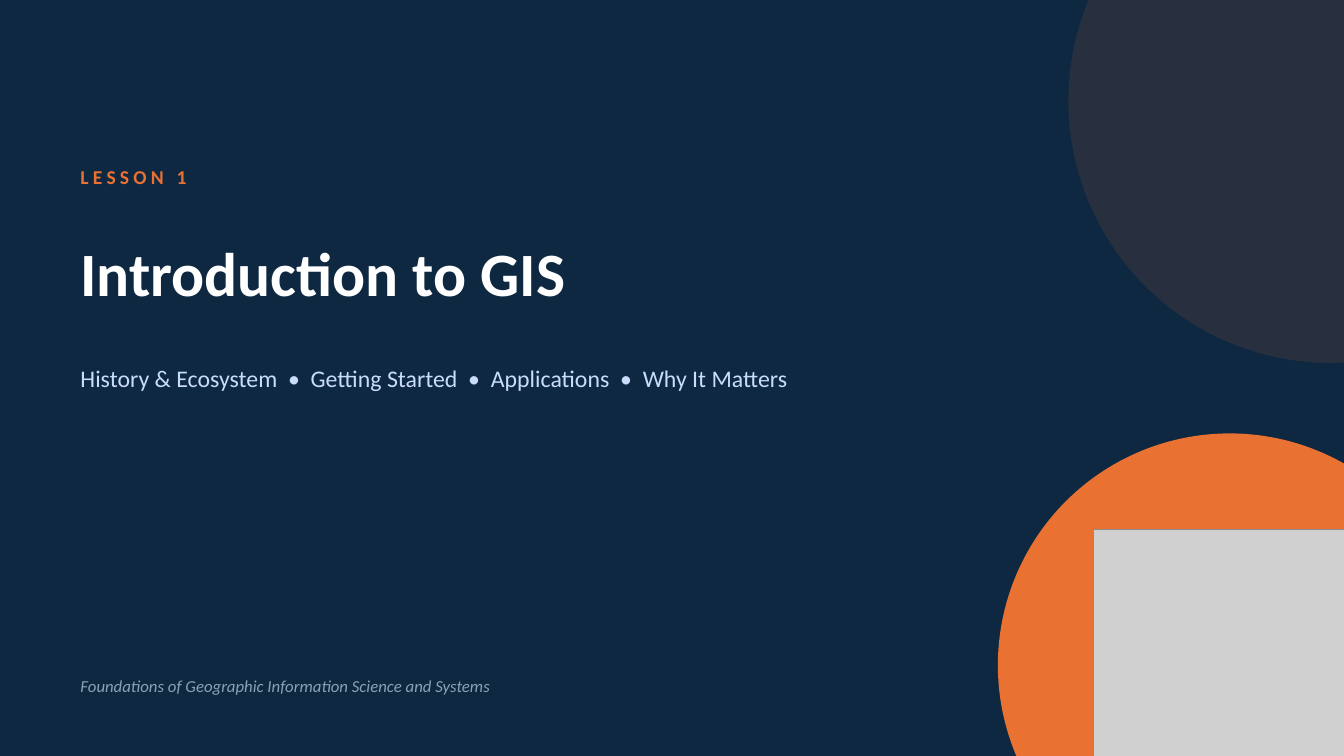
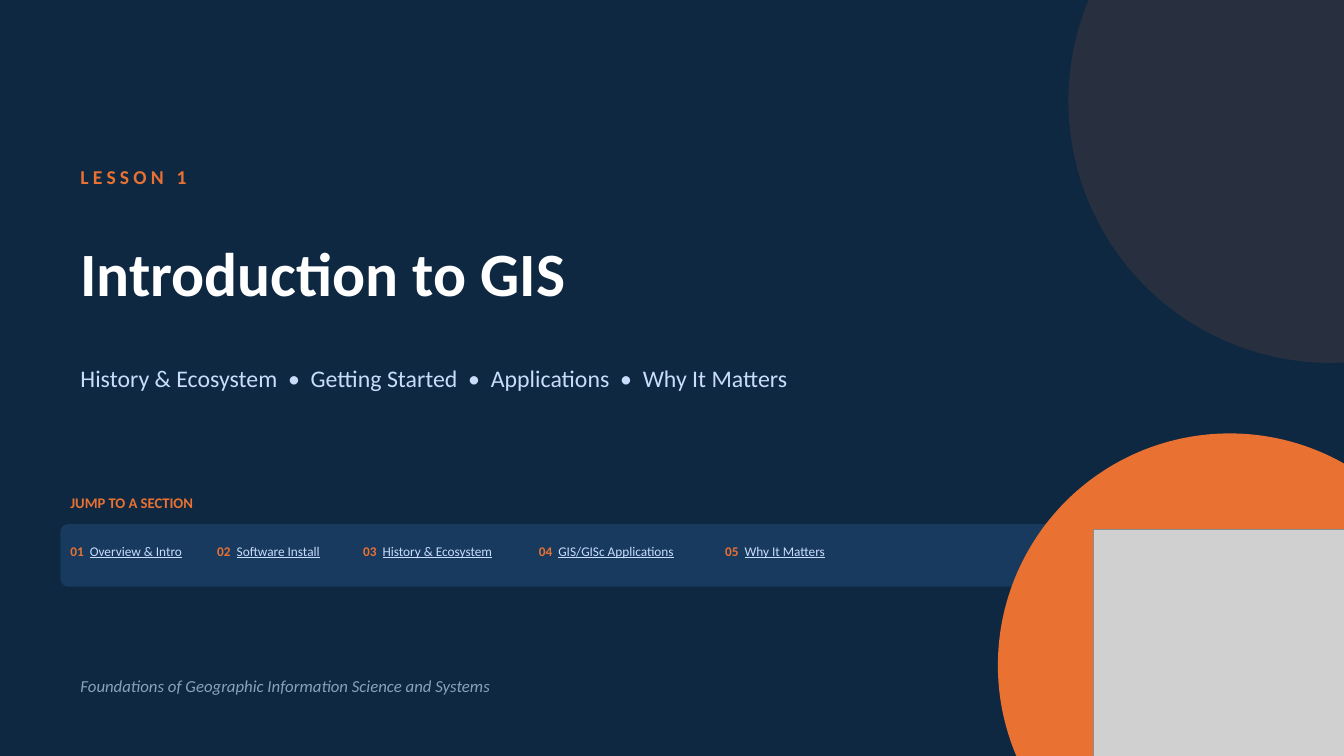
Before and after one commit to ShokranGit/arcgis-pro-course, a slide deck: slide 1 of docs/slides/Introduction to GIS.pptx. Drawn at 1344x756 pixels with LibreOffice and Linux fonts; fonts in the diff are those of the drawing; grey boxes stand for pictures. Boxes give left, top, right and bottom in pixels: in the first picture for what was removed or moved away, otherwise in the second. Text is boxed around its words. In the diff, an @@ line names an element or a change of style, - is before the commit and + after.

```diff
--- a/docs/slides/Introduction to GIS.pptx
+++ b/docs/slides/Introduction to GIS.pptx
@@ text added at [70, 498, 193, 508], 10.5 pt, text #E97132, bold @@
+JUMP TO A SECTION
@@ rounded rectangle added at [60, 524, 1344, 587], fill #173A5E @@
@@ text added at [70, 547, 182, 558], 9.5 pt, text #CADCFC, underline @@
+01 Overview & Intro
@@ text added at [217, 547, 320, 558], 9.5 pt, text #CADCFC, underline @@
+02 Software Install
@@ text added at [363, 547, 492, 558], 9.5 pt, text #CADCFC, underline @@
+03 History & Ecosystem
@@ text added at [539, 547, 674, 558], 9.5 pt, text #CADCFC, underline @@
+04 GIS/GISc Applications
@@ text added at [725, 547, 825, 558], 9.5 pt, text #CADCFC, underline @@
+05 Why It Matters
```
Also in this commit, not shown: 2 other slides changed.
